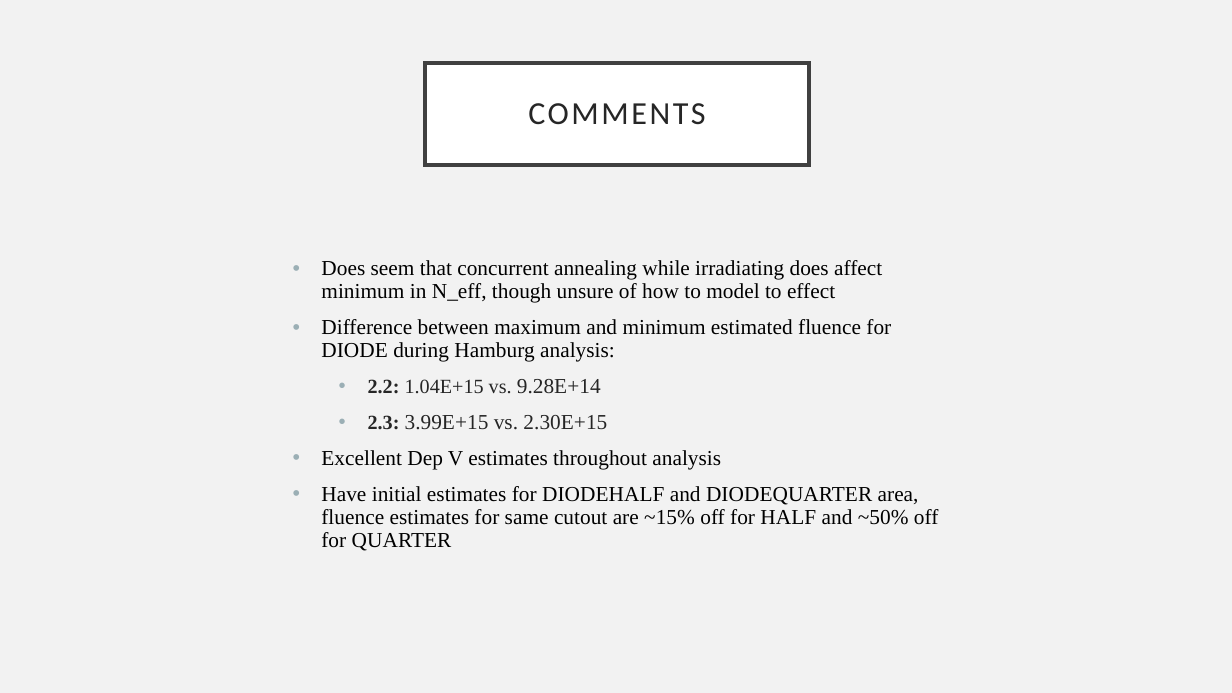
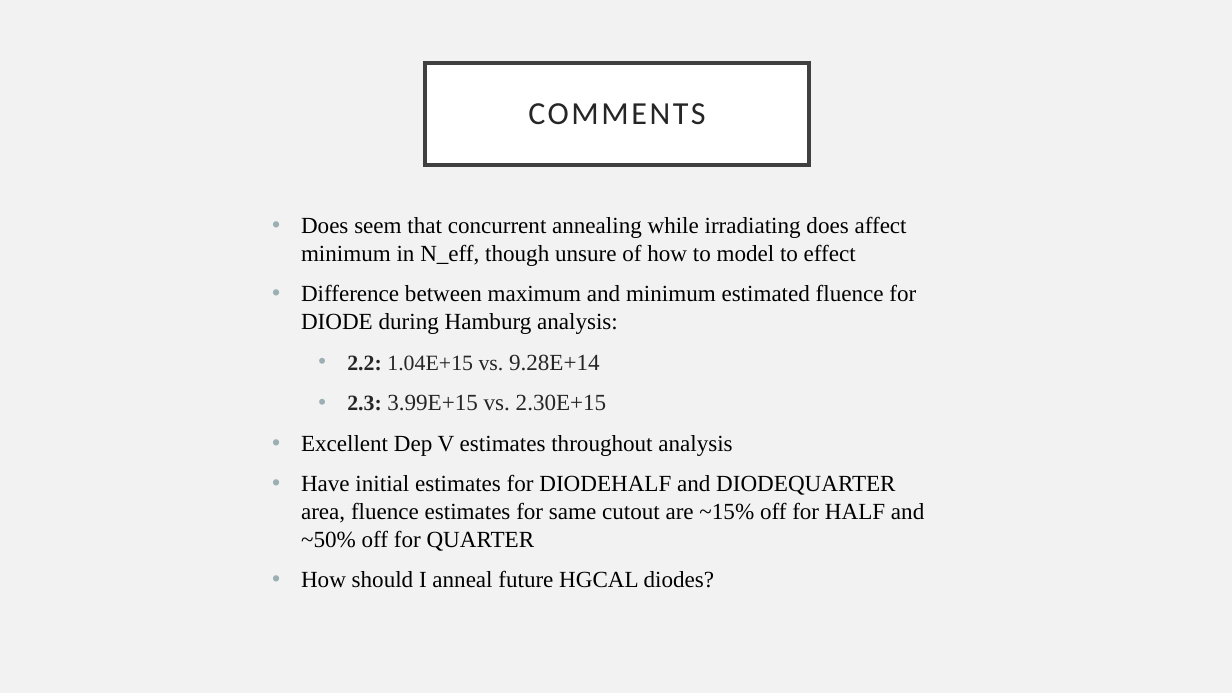
Before and after one commit to ctiley/CERN_CMS_Silicon_Sensor, a slide deck: slide 4 of Diodes/HGCAL/Presentation/2022_02_HGCAL_Diodes_Hamburg.pptx. Drawn at 1232x693 pixels with LibreOffice and Linux fonts; fonts in the diff are those of the drawing; background and template pictures are left out. Boxes give left, top, right and bottom in pixels: in the first picture for what was removed or moved away, otherwise in the second. Text is boxed around its words. In the diff, an @@ line names an element or a change of style, - is before the commit and + after.

```diff
--- a/Diodes/HGCAL/Presentation/2022_02_HGCAL_Diodes_Hamburg.pptx
+++ b/Diodes/HGCAL/Presentation/2022_02_HGCAL_Diodes_Hamburg.pptx
@@ text "Does seem that concurrent annealing ...": place and size @@
-text "Does seem that concurrent annealing ..." at <box>321,260,939,551</box>
+text "Does seem that concurrent annealing ..." at <box>301,216,924,588</box>
@@ text at <box>301,216,924,551</box>: size 16.6 to 18 pt in "Does seem that concurrent annealing while irradiating ...", "Difference between maximum and minimum estimated fluence ...", "9.28E+14", "3.99E+15 vs. 2.30E+15" and 2 more places; size 15.7 to 17 pt in "2.2: 1.04E+15 vs.", "2.3:"; line spacing 0.9 to 1 @@
@@ text at <box>301,570,714,588</box>: paragraph added @@
+• How should I anneal future HGCAL diodes?
```
Also in this commit, not shown: 2 other slides changed, 8 other files.
